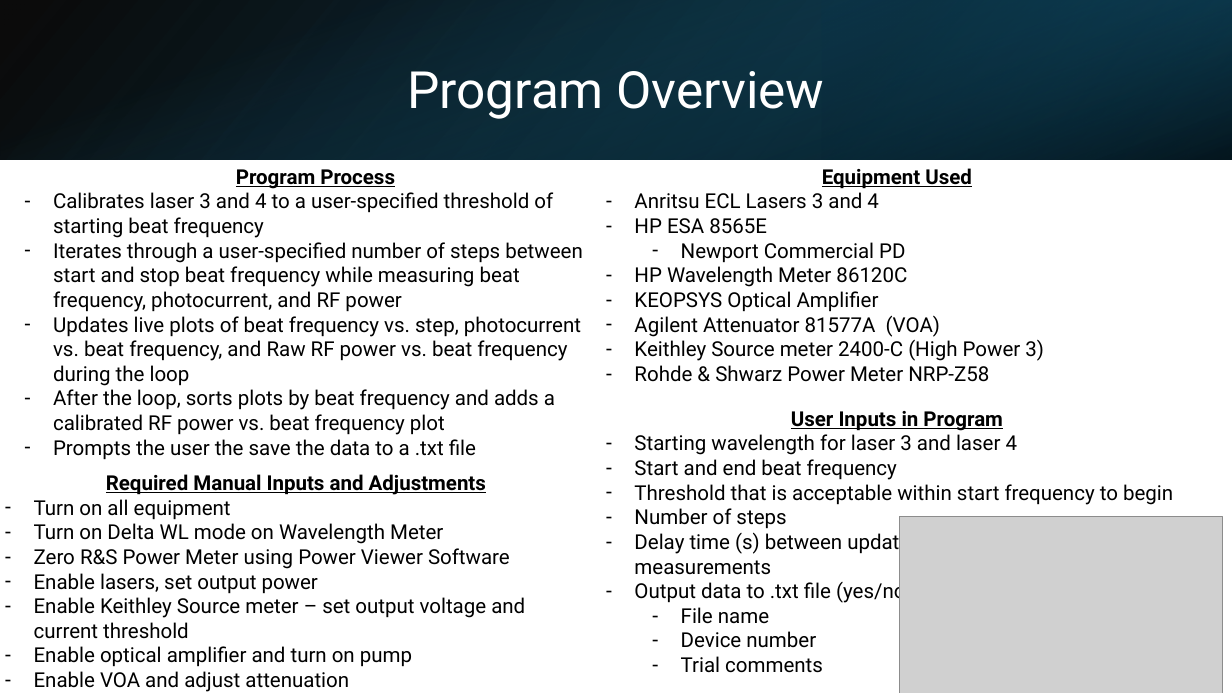
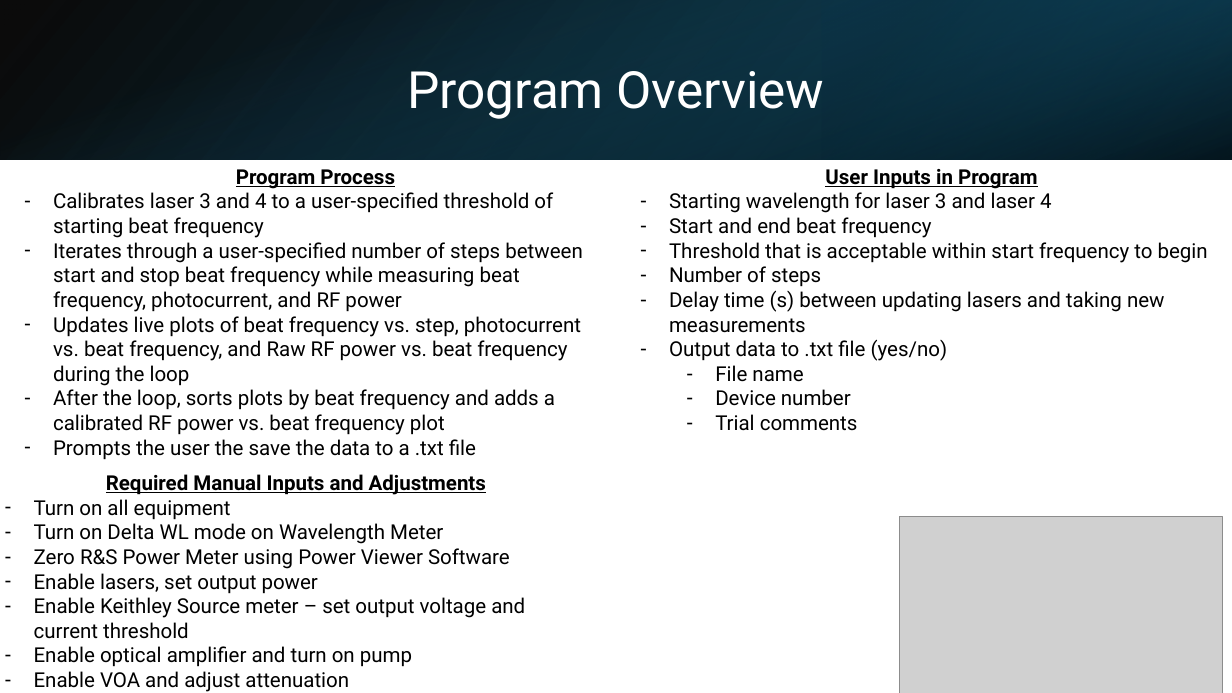
Before and after one commit to axx2xu/heterodyne, a slide deck: slide 3 of Python Heterodyne Measurement Automation Slides.pptx. Drawn at 1232x693 pixels with LibreOffice and Linux fonts; fonts in the diff are those of the drawing; grey boxes stand for pictures. Boxes give left, top, right and bottom in pixels: in the first picture for what was removed or moved away, otherwise in the second. Text is boxed around its words. In the diff, an @@ line names an element or a change of style, - is before the commit and + after.

```diff
--- a/Python Heterodyne Measurement Automation Slides.pptx
+++ b/Python Heterodyne Measurement Automation Slides.pptx
@@ text "User Inputs in Program": place and size @@
-text "User Inputs in Program" at box(634, 411, 1173, 673)
+text "User Inputs in Program" at box(669, 169, 1208, 431)
@@ text removed at box(634, 168, 1044, 382) @@
-Equipment Used
-– Anritsu ECL Lasers 3 and 4
-– HP ESA 8565E
-  – Newport Commercial PD
-– HP Wavelength Meter 86120C
-– KEOPSYS Optical Amplifier
-– Agilent Attenuator 81577A (VOA)
-– Keithley Source meter 2400-C (High Power 3)
-– Rohde & Shwarz Power Meter NRP-Z58
```
Also in this commit, not shown: 1 other slide changed, 1 other file.
